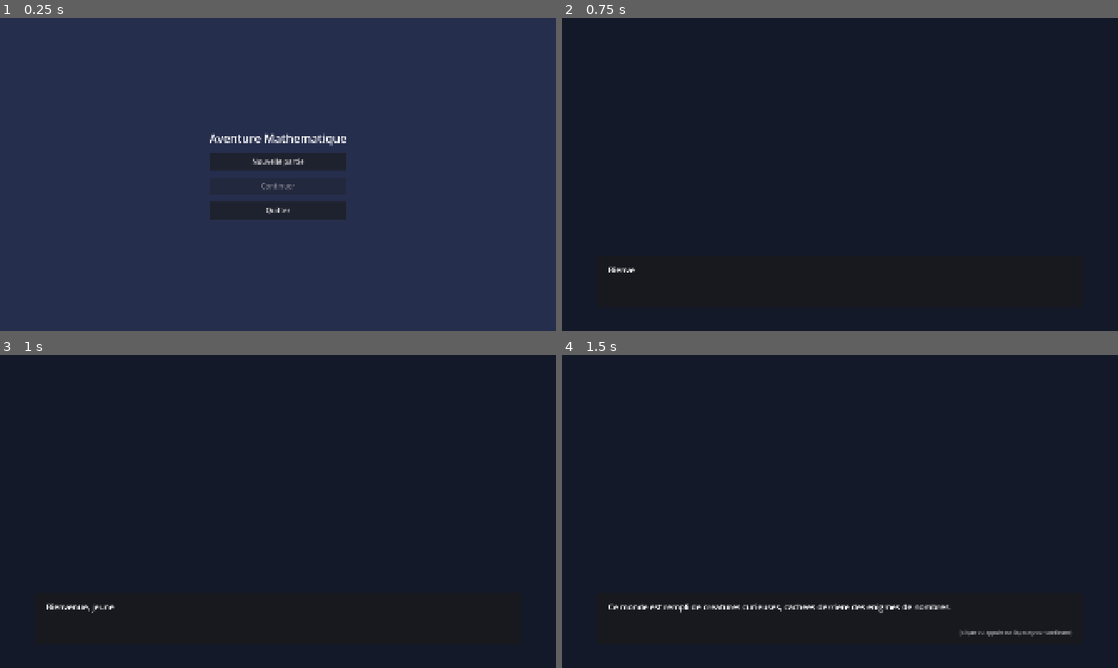
Above: before the commit, frames 1-4 (two rows, left to right).
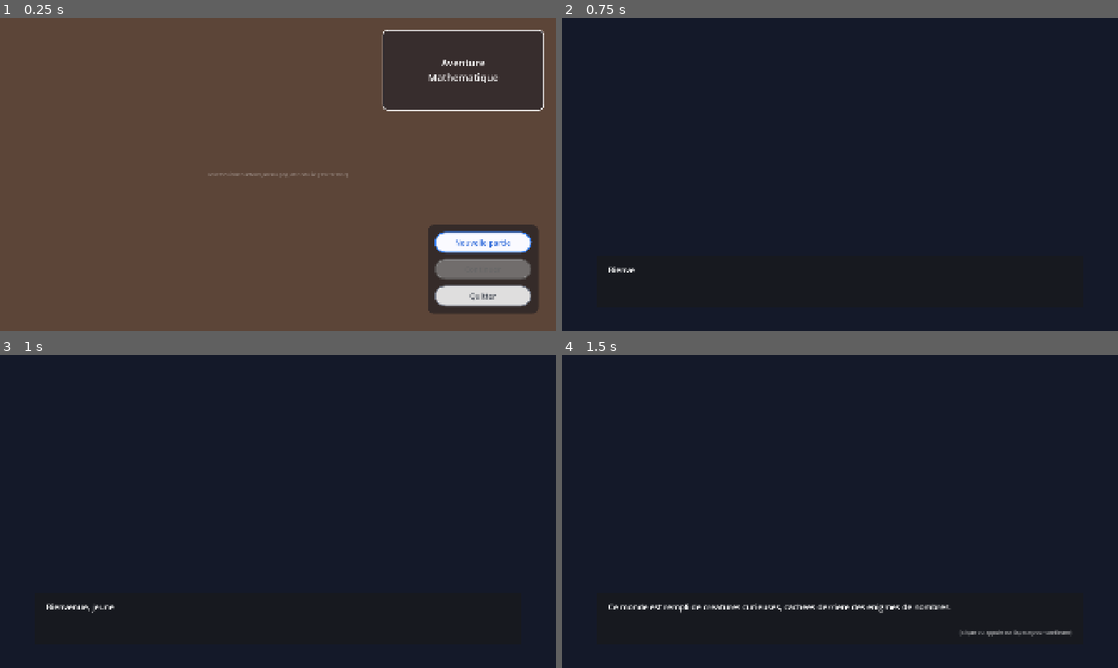
Above: after the commit, the same moments.

Repository: mikepoulin125-byte/jeu-educatif-godot
Game: Godot game, scene res://scenes/Main.tscn
Two runs of this game, one before a commit and one after it. Both use one fixed random seed, a clock stepped at 60 frames per second and the inputs below.
Inputs (mouse positions are in pixels of both pictures, inside the frame that each line leads up to):
- Up to frame 1 (0.25 s): no input
- Up to frame 2 (0.75 s): click "Nouvelle partie" at 0.5 s
- Up to frame 3 (1 s): no input
- Up to frame 4 (1.5 s): tap Enter at 1.25, 1.35 s; move the mouse to (962, 495) at 1.27 s; click (962, 495) at 1.42 s

The runs differ from the first frame. In frame 1, 100% of the frame differs, in the area x 0-100%, y 0-100%; in frame 2, nothing differs; in frame 3, nothing differs; in frame 4, nothing differs.

Commit message:
Restyle l'ecran-titre : assets remplacables, 3 boutons cliquables, style inspire (generique)
Fond et logo/titre entierement remplacables par Mike, sur le meme
principe que les sprites de creatures : assets/ui/menu/fond_menu.png
(1920x1080) et assets/ui/menu/logo_menu.png (560x280, transparent),
resolus par MenuAssetUtil, avec placeholders tant qu'ils n'existent
pas (instructions completes dans assets/ui/menu/LISEZ-MOI.txt).
Remplace le texte d'action par les 3 vrais boutons (Nouvelle partie /
Continuer / Quitter), cliquables a la souris, stylees en pilules
rondes/colorees/bold (langage visuel generique uniquement).

Reference envoyee par Mike = ecran-titre reel de Pokemon Violet, logo
protege : seuls la disposition (zone logo en coin, zone d'action
ailleurs) et le principe de police (bold, ronde) ont ete repris. Titre,
couleurs et textes entierement originaux, aucun logo/police/couleur
exacte reproduits.

Verifie via godot --headless --import (0 erreur), boot headless reel
avec autoloads (0 erreur), un smoke test dedie (avec sa limite
documentee : ne peut pas executer _ready() sous --script, meme piege
que Phase 2/3), et une verification visuelle reelle incluant un clic
souris simule sur "Nouvelle partie" confirmant la transition de scene.

Co-Authored-By: Claude Sonnet 5 <noreply@anthropic.com>

Diff:
--- a/scenes/MenuPrincipal.tscn
+++ b/scenes/MenuPrincipal.tscn
@@ -1,6 +1,109 @@
-[gd_scene load_steps=2 format=3 uid="uid://bqf0e0000menu01"]
+[gd_scene load_steps=11 format=3 uid="uid://bqf0e0000menu01"]
 
 [ext_resource type="Script" path="res://scripts/menu_principal.gd" id="1"]
+
+[sub_resource type="StyleBoxFlat" id="StyleBoxFlat_cadre_logo"]
+bg_color = Color(0.1, 0.1, 0.14, 0.55)
+border_width_left = 4
+border_width_top = 4
+border_width_right = 4
+border_width_bottom = 4
+border_color = Color(1, 1, 1, 0.85)
+corner_radius_top_left = 18
+corner_radius_top_right = 18
+corner_radius_bottom_right = 18
+corner_radius_bottom_left = 18
+
+[sub_resource type="StyleBoxFlat" id="StyleBoxFlat_panneau_boutons"]
+bg_color = Color(0.06, 0.07, 0.1, 0.5)
+corner_radius_top_left = 22
+corner_radius_top_right = 22
+corner_radius_bottom_right = 22
+corner_radius_bottom_left = 22
+
+[sub_resource type="StyleBoxFlat" id="StyleBoxFlat_primaire_normal"]
+bg_color = Color(0.98, 0.98, 1, 1)
+border_width_left = 5
+border_width_top = 5
+border_width_right = 5
+border_width_bottom = 5
+border_color = Color(0.23, 0.51, 0.96, 1)
+corner_radius_top_left = 37
+corner_radius_top_right = 37
+corner_radius_bottom_right = 37
+corner_radius_bottom_left = 37
+
+[sub_resource type="StyleBoxFlat" id="StyleBoxFlat_primaire_hover"]
+bg_color = Color(0.87, 0.92, 1, 1)
+border_width_left = 5
+border_width_top = 5
+border_width_right = 5
+border_width_bottom = 5
+border_color = Color(0.23, 0.51, 0.96, 1)
+corner_radius_top_left = 37
+corner_radius_top_right = 37
+corner_radius_bottom_right = 37
+corner_radius_bottom_left = 37
+
+[sub_resource type="StyleBoxFlat" id="StyleBoxFlat_primaire_pressed"]
+bg_color = Color(0.75, 0.85, 1, 1)
+border_width_left = 5
+border_width_top = 5
+border_width_right = 5
+border_width_bottom = 5
+border_color = Color(0.16, 0.4, 0.85, 1)
+corner_radius_top_left = 37
+corner_radius_top_right = 37
+corner_radius_bottom_right = 37
+corner_radius_bottom_left = 37
+
+[sub_resource type="StyleBoxFlat" id="StyleBoxFlat_secondaire_normal"]
+bg_color = Color(0.95, 0.95, 0.95, 0.9)
+border_width_left = 5
+border_width_top = 5
+border_width_right = 5
+border_width_bottom = 5
+border_color = Color(0.45, 0.47, 0.52, 1)
+corner_radius_top_left = 37
+corner_radius_top_right = 37
+corner_radius_bottom_right = 37
+corner_radius_bottom_left = 37
+
+[sub_resource type="StyleBoxFlat" id="StyleBoxFlat_secondaire_hover"]
+bg_color = Color(0.85, 0.85, 0.87, 0.9)
+border_width_left = 5
+border_width_top = 5
+border_width_right = 5
+border_width_bottom = 5
+border_color = Color(0.45, 0.47, 0.52, 1)
+corner_radius_top_left = 37
+corner_radius_top_right = 37
+corner_radius_bottom_right = 37
+corner_radius_bottom_left = 37
+
+[sub_resource type="StyleBoxFlat" id="StyleBoxFlat_secondaire_pressed"]
+bg_color = Color(0.72, 0.72, 0.75, 0.9)
+border_width_left = 5
+border_width_top = 5
+border_width_right = 5
+border_width_bottom = 5
+border_color = Color(0.3, 0.32, 0.36, 1)
+corner_radius_top_left = 37
+corner_radius_top_right = 37
+corner_radius_bottom_right = 37
+corner_radius_bottom_left = 37
+
+[sub_resource type="StyleBoxFlat" id="StyleBoxFlat_disabled"]
+bg_color = Color(0.6, 0.6, 0.6, 0.6)
+border_width_left = 5
+border_width_top = 5
+border_width_right = 5
+border_width_bottom = 5
+border_color = Color(0.4, 0.4, 0.4, 0.6)
+corner_radius_top_left = 37
+corner_radius_top_right = 37
+corner_radius_bottom_right = 37
+corner_radius_bottom_left = 37
 
 [node name="MenuPrincipal" type="Control"]
 layout_mode = 3
@@ -11,53 +114,151 @@
 grow_vertical = 2
 script = ExtResource("1")
 
-[node name="Fond" type="ColorRect" parent="."]
-layout_mode = 1
-anchors_preset = 15
-anchor_right = 1.0
-anchor_bottom = 1.0
-grow_horizontal = 2
-grow_vertical = 2
-color = Color(0.15, 0.18, 0.3, 1)
-
-[node name="CentreVertical" type="VBoxContainer" parent="."]
+[node name="TextureFond" type="TextureRect" parent="."]
+unique_name_in_owner = true
+visible = false
+layout_mode = 1
+anchors_preset = 15
+anchor_right = 1.0
+anchor_bottom = 1.0
+grow_horizontal = 2
+grow_vertical = 2
+expand_mode = 1
+stretch_mode = 6
+
+[node name="PlaceholderFond" type="ColorRect" parent="."]
+unique_name_in_owner = true
+layout_mode = 1
+anchors_preset = 15
+anchor_right = 1.0
+anchor_bottom = 1.0
+grow_horizontal = 2
+grow_vertical = 2
+color = Color(0.36, 0.27, 0.22, 1)
+
+[node name="LabelPlaceholderFond" type="Label" parent="PlaceholderFond"]
 layout_mode = 1
 anchors_preset = 8
 anchor_left = 0.5
 anchor_top = 0.5
 anchor_right = 0.5
 anchor_bottom = 0.5
-offset_left = -200.0
-offset_top = -150.0
-offset_right = 200.0
-offset_bottom = 150.0
-grow_horizontal = 2
-grow_vertical = 2
-theme_override_constants/separation = 24
-
-[node name="Titre" type="Label" parent="CentreVertical"]
-layout_mode = 2
-theme_override_font_sizes/font_size = 40
+grow_horizontal = 2
+grow_vertical = 2
+theme_override_colors/font_color = Color(1, 1, 1, 0.35)
+theme_override_font_sizes/font_size = 18
 horizontal_alignment = 1
-text = "Aventure Mathematique"
-
-[node name="BoutonNouvellePartie" type="Button" parent="CentreVertical"]
-unique_name_in_owner = true
-layout_mode = 2
-custom_minimum_size = Vector2(0, 60)
-theme_override_font_sizes/font_size = 24
+text = "assets/ui/menu/fond_menu.png attendu ici (1920x1080)"
+
+[node name="ZoneLogo" type="Control" parent="."]
+layout_mode = 1
+anchors_preset = 1
+anchor_left = 1.0
+anchor_right = 1.0
+offset_left = -600.0
+offset_top = 40.0
+offset_right = -40.0
+offset_bottom = 320.0
+grow_horizontal = 0
+
+[node name="TextureLogo" type="TextureRect" parent="ZoneLogo"]
+unique_name_in_owner = true
+visible = false
+layout_mode = 1
+anchors_preset = 15
+anchor_right = 1.0
+anchor_bottom = 1.0
+grow_horizontal = 2
+grow_vertical = 2
+expand_mode = 5
+stretch_mode = 5
+
+[node name="PlaceholderLogo" type="PanelContainer" parent="ZoneLogo"]
+unique_name_in_owner = true
+layout_mode = 1
+anchors_preset = 15
+anchor_right = 1.0
+anchor_bottom = 1.0
+grow_horizontal = 2
+grow_vertical = 2
+theme_override_styles/panel = SubResource("StyleBoxFlat_cadre_logo")
+
+[node name="LabelLogoTitre" type="Label" parent="ZoneLogo/PlaceholderLogo"]
+layout_mode = 2
+size_flags_vertical = 3
+theme_override_colors/font_color = Color(1, 1, 1, 1)
+theme_override_font_sizes/font_size = 34
+horizontal_alignment = 1
+vertical_alignment = 1
+autowrap_mode = 3
+text = "Aventure
+Mathematique"
+
+[node name="ZoneBoutons" type="PanelContainer" parent="."]
+layout_mode = 1
+anchors_preset = 3
+anchor_left = 1.0
+anchor_top = 1.0
+anchor_right = 1.0
+anchor_bottom = 1.0
+offset_left = -420.0
+offset_top = -320.0
+offset_right = -60.0
+offset_bottom = -60.0
+grow_horizontal = 0
+grow_vertical = 0
+theme_override_styles/panel = SubResource("StyleBoxFlat_panneau_boutons")
+
+[node name="MargeBoutons" type="MarginContainer" parent="ZoneBoutons"]
+layout_mode = 2
+theme_override_constants/margin_left = 24
+theme_override_constants/margin_top = 24
+theme_override_constants/margin_right = 24
+theme_override_constants/margin_bottom = 24
+
+[node name="VBoxBoutons" type="VBoxContainer" parent="ZoneBoutons/MargeBoutons"]
+layout_mode = 2
+theme_override_constants/separation = 18
+
+[node name="BoutonNouvellePartie" type="Button" parent="ZoneBoutons/MargeBoutons/VBoxBoutons"]
+unique_name_in_owner = true
+custom_minimum_size = Vector2(336, 74)
+layout_mode = 2
+focus_mode = 0
+theme_override_colors/font_color = Color(0.16, 0.4, 0.85, 1)
+theme_override_colors/font_disabled_color = Color(0.4, 0.4, 0.4, 1)
+theme_override_font_sizes/font_size = 26
+theme_override_styles/normal = SubResource("StyleBoxFlat_primaire_normal")
+theme_override_styles/hover = SubResource("StyleBoxFlat_primaire_hover")
+theme_override_styles/pressed = SubResource("StyleBoxFlat_primaire_pressed")
+theme_override_styles/focus = SubResource("StyleBoxFlat_primaire_normal")
+theme_override_styles/disabled = SubResource("StyleBoxFlat_disabled")
 text = "Nouvelle partie"
 
-[node name="BoutonContinuer" type="Button" parent="CentreVertical"]
-unique_name_in_owner = true
-layout_mode = 2
-custom_minimum_size = Vector2(0, 60)
-theme_override_font_sizes/font_size = 24
+[node name="BoutonContinuer" type="Button" parent="ZoneBoutons/MargeBoutons/VBoxBoutons"]
+unique_name_in_owner = true
+custom_minimum_size = Vector2(336, 74)
+layout_mode = 2
+focus_mode = 0
+theme_override_colors/font_color = Color(0.16, 0.4, 0.85, 1)
+theme_override_colors/font_disabled_color = Color(0.4, 0.4, 0.4, 1)
+theme_override_font_sizes/font_size = 26
+theme_override_styles/normal = SubResource("StyleBoxFlat_primaire_normal")
+theme_override_styles/hover = SubResource("StyleBoxFlat_primaire_hover")
+theme_override_styles/pressed = SubResource("StyleBoxFlat_primaire_pressed")
+theme_override_styles/focus = SubResource("StyleBoxFlat_primaire_normal")
+theme_override_styles/disabled = SubResource("StyleBoxFlat_disabled")
 text = "Continuer"
 
-[node name="BoutonQuitter" type="Button" parent="CentreVertical"]
-unique_name_in_owner = true
-layout_mode = 2
-custom_minimum_size = Vector2(0, 60)
-theme_override_font_sizes/font_size = 24
+[node name="BoutonQuitter" type="Button" parent="ZoneBoutons/MargeBoutons/VBoxBoutons"]
+unique_name_in_owner = true
+custom_minimum_size = Vector2(336, 74)
+layout_mode = 2
+focus_mode = 0
+theme_override_colors/font_color = Color(0.32, 0.34, 0.38, 1)
+theme_override_font_sizes/font_size = 26
+theme_override_styles/normal = SubResource("StyleBoxFlat_secondaire_normal")
+theme_override_styles/hover = SubResource("StyleBoxFlat_secondaire_hover")
+theme_override_styles/pressed = SubResource("StyleBoxFlat_secondaire_pressed")
+theme_override_styles/focus = SubResource("StyleBoxFlat_secondaire_normal")
 text = "Quitter"
--- a/scripts/menu_principal.gd
+++ b/scripts/menu_principal.gd
@@ -1,14 +1,46 @@
 extends Control
+## Ecran-titre. Fond et logo sont entierement remplacables par Mike via
+## assets/ui/menu/ (voir assets/ui/menu/LISEZ-MOI.txt et MenuAssetUtil) :
+## tant que les fichiers n'existent pas, des placeholders generiques
+## s'affichent a la meme position/taille.
+
+@onready var texture_fond: TextureRect = %TextureFond
+@onready var placeholder_fond: ColorRect = %PlaceholderFond
+@onready var texture_logo: TextureRect = %TextureLogo
+@onready var placeholder_logo: PanelContainer = %PlaceholderLogo
 
 @onready var bouton_nouvelle_partie: Button = %BoutonNouvellePartie
 @onready var bouton_continuer: Button = %BoutonContinuer
 @onready var bouton_quitter: Button = %BoutonQuitter
 
 func _ready() -> void:
+	_charger_fond()
+	_charger_logo()
+
 	bouton_continuer.disabled = not SaveManager.has_save()
 	bouton_nouvelle_partie.pressed.connect(_on_nouvelle_partie)
 	bouton_continuer.pressed.connect(_on_continuer)
 	bouton_quitter.pressed.connect(_on_quitter)
+
+func _charger_fond() -> void:
+	var texture := MenuAssetUtil.charger_fond()
+	if texture != null:
+		texture_fond.texture = texture
+		texture_fond.visible = true
+		placeholder_fond.visible = false
+	else:
+		texture_fond.visible = false
+		placeholder_fond.visible = true
+
+func _charger_logo() -> void:
+	var texture := MenuAssetUtil.charger_logo()
+	if texture != null:
+		texture_logo.texture = texture
+		texture_logo.visible = true
+		placeholder_logo.visible = false
+	else:
+		texture_logo.visible = false
+		placeholder_logo.visible = true
 
 func _on_nouvelle_partie() -> void:
 	get_tree().change_scene_to_file("res://scenes/DialogueIntro.tscn")
--- /dev/null
+++ b/scripts/tests/smoke_test_menu_principal.gd
@@ -0,0 +1,63 @@
+extends SceneTree
+## Test de fumee headless pour l'ecran-titre restyle (assets remplacables
+## + 3 boutons cliquables). Pas execute en jeu normal.
+## Lance avec : godot --headless --script res://scripts/tests/smoke_test_menu_principal.gd
+##
+## N'utilise jamais assert() (bloque indefiniment sans debugger attache).
+
+func _verifier(condition: bool, message: String) -> bool:
+	if not condition:
+		print("ECHEC: " + message)
+		quit(1)
+	return condition
+
+func _initialize() -> void:
+	print("=== Smoke test ecran-titre (MenuPrincipal) ===")
+
+	# 1. MenuAssetUtil doit retourner null tant qu'aucun asset n'est depose
+	#    (aucun fond_menu.png / logo_menu.png dans assets/ui/menu/ pour l'instant).
+	if not _verifier(MenuAssetUtil.charger_fond() == null, "charger_fond() devrait etre null (aucun fond_menu.png depose)"):
+		return
+	if not _verifier(MenuAssetUtil.charger_logo() == null, "charger_logo() devrait etre null (aucun logo_menu.png depose)"):
+		return
+	print("OK: MenuAssetUtil retourne null tant qu'aucun asset n'est depose")
+
+	# 2. Instancie la scene MenuPrincipal et verifie les valeurs PAR DEFAUT
+	#    (telles qu'ecrites dans le .tscn, AVANT execution de _ready()).
+	#    Note : menu_principal.gd reference l'autoload SaveManager par son
+	#    nom global, ce qui ne compile pas sous --script (meme piege que
+	#    documente en Phase 2/3 : "Identifier not found"). On ne peut donc
+	#    pas executer _ready() ici ; le comportement runtime complet
+	#    (fond/logo/boutons apres _ready, "Continuer" desactive sans
+	#    sauvegarde) est couvert par le boot headless reel
+	#    (godot --headless --path <projet>, sans --script), qui charge les
+	#    autoloads normalement et doit rester a 0 erreur stderr.
+	var MenuScene := preload("res://scenes/MenuPrincipal.tscn")
+	var menu = MenuScene.instantiate()
+	root.add_child(menu)
+
+	var placeholder_fond: ColorRect = menu.get_node("%PlaceholderFond")
+	var texture_fond: TextureRect = menu.get_node("%TextureFond")
+	if not _verifier(placeholder_fond.visible and not texture_fond.visible, "placeholder de fond devrait etre visible par defaut dans le .tscn"):
+		return
+	print("OK: placeholder de fond visible par defaut, texture de fond cachee par defaut")
+
+	var placeholder_logo = menu.get_node("%PlaceholderLogo")
+	var texture_logo: TextureRect = menu.get_node("%TextureLogo")
+	if not _verifier(placeholder_logo.visible and not texture_logo.visible, "placeholder de logo devrait etre visible par defaut dans le .tscn"):
+		return
+	print("OK: placeholder de logo visible par defaut, texture de logo cachee par defaut")
+
+	# 3. Verifie que les 3 boutons existent (structure de la scene).
+	var bouton_nouvelle_partie: Button = menu.get_node("%BoutonNouvellePartie")
+	var bouton_continuer: Button = menu.get_node("%BoutonContinuer")
+	var bouton_quitter: Button = menu.get_node("%BoutonQuitter")
+	if not _verifier(bouton_nouvelle_partie != null and bouton_continuer != null and bouton_quitter != null, "un des 3 boutons du menu est introuvable"):
+		return
+	print("OK: les 3 boutons (Nouvelle partie / Continuer / Quitter) existent dans la scene")
+
+	root.remove_child(menu)
+	menu.free()
+
+	print("=== Smoke test ecran-titre : SUCCES ===")
+	quit(0)
--- /dev/null
+++ b/scripts/util/menu_asset_util.gd
@@ -0,0 +1,23 @@
+class_name MenuAssetUtil
+extends RefCounted
+## Resout les images remplaçables de l'ecran-titre (assets/ui/menu/), sur
+## le meme principe que SpriteUtil / UiIconUtil : si le fichier attendu
+## n'existe pas encore, retourne null et l'appelant affiche un placeholder.
+## Voir assets/ui/menu/LISEZ-MOI.txt pour les noms de fichiers et
+## dimensions attendues.
+
+const MENU_DIR := "res://assets/ui/menu/"
+const NOM_FOND := "fond_menu.png"
+const NOM_LOGO := "logo_menu.png"
+
+static func charger_fond() -> Texture2D:
+	return _charger(NOM_FOND)
+
+static func charger_logo() -> Texture2D:
+	return _charger(NOM_LOGO)
+
+static func _charger(nom_fichier: String) -> Texture2D:
+	var chemin := MENU_DIR + nom_fichier
+	if not FileAccess.file_exists(chemin):
+		return null
+	return load(chemin) as Texture2D
Not shown, added: assets/ui/menu/LISEZ-MOI.txt
Not shown, added: scripts/tests/smoke_test_menu_principal.gd.uid
Not shown, added: scripts/util/menu_asset_util.gd.uid
Not shown, changed: docs/phases/phase_03_hub_principal.md
